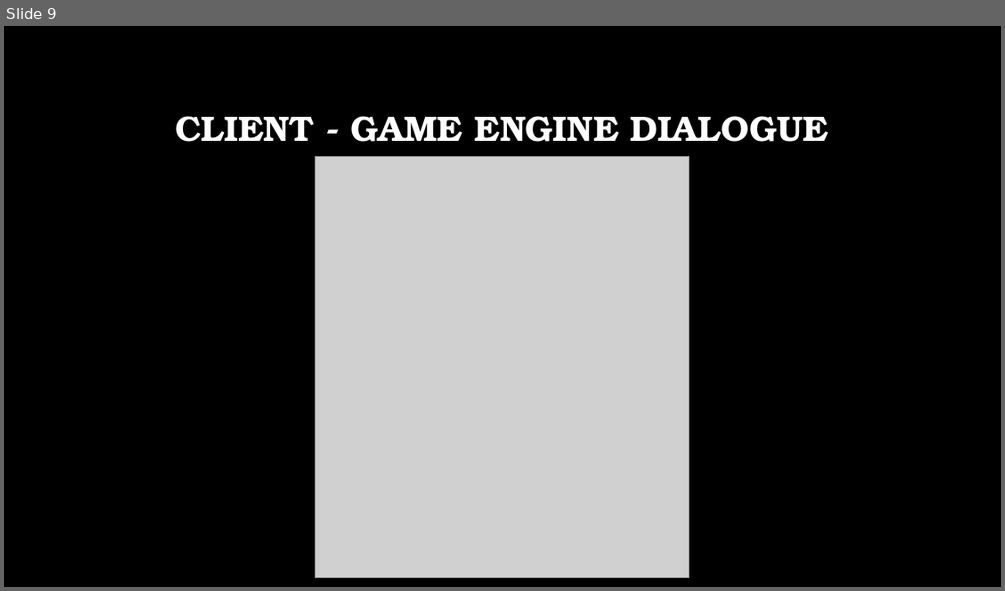
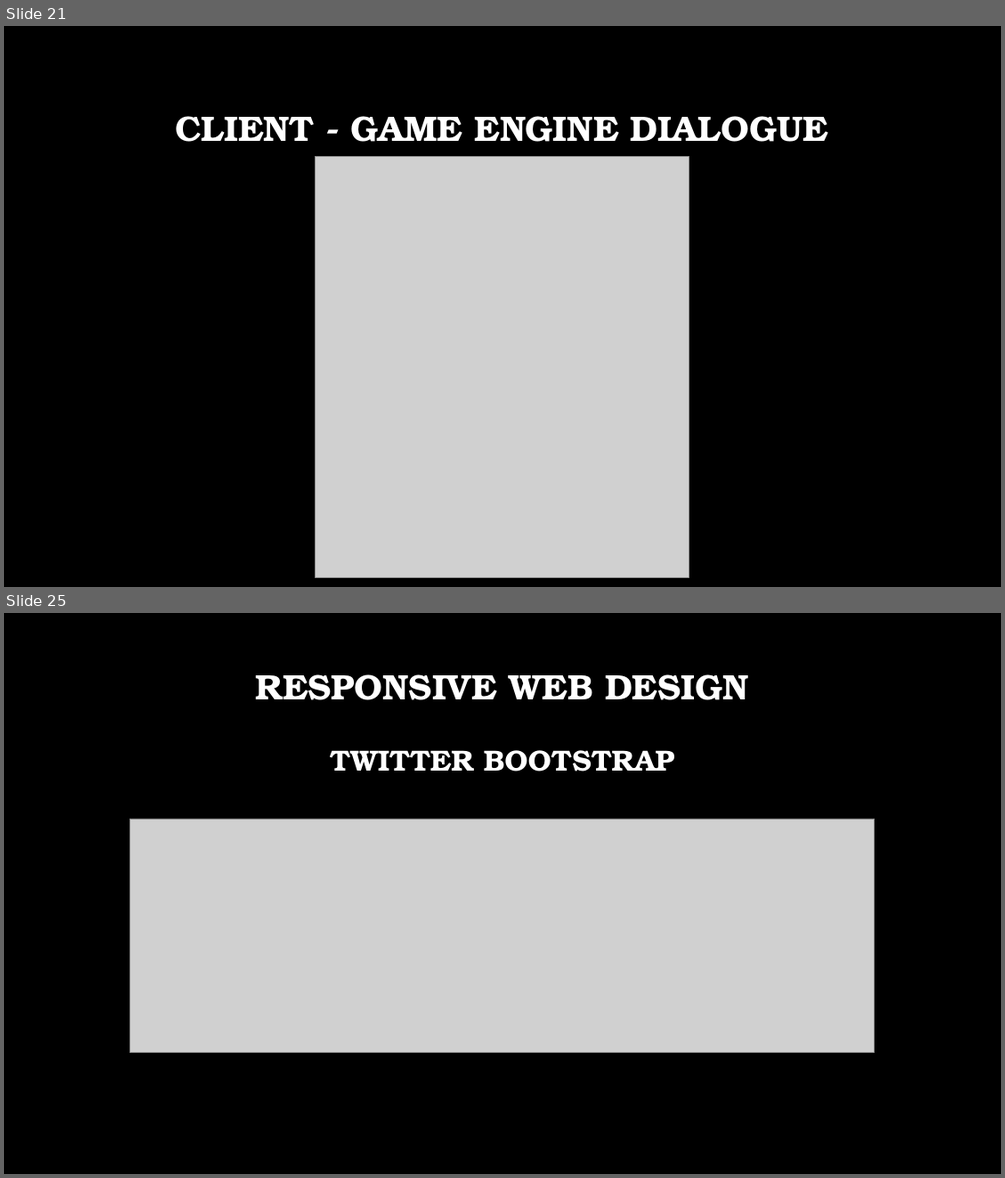
Before and after one commit to DragonRider0o0/CS-4670-Project, a slide deck: CS 4670 – Final Project.pptx. Shown one above the other, each under a label of ours: slide 9 before the commit, slides 21 and 25 after it; the slides between them are not shown. The pictures are 1005x591 and 1005x1178 pixels, drawn with LibreOffice and Linux fonts; fonts in the diff are those of the drawing; grey boxes stand for pictures; background and template pictures are left out. Boxes give left, top, right and bottom in pixels: in the first picture for what was removed or moved away, otherwise in the second. Text is boxed around its words. In the diff, an @@ line names an element or a change of style, - is before the commit and + after.

```diff
--- a/CS 4670 – Final Project.pptx
+++ b/CS 4670 – Final Project.pptx
@@ slide 25 added at [4,613,1001,1174], background picture (left out) @@
@@ title added at [255,674,749,771], 34 pt, text #FFFFFF, bold @@
+RESPONSIVE WEB DESIGN
+TWITTER BOOTSTRAP
@@ picture added at [129,819,874,1053] @@
@@ what was slide 9 is now slide 21 @@
```
Also in this commit, not shown: 4 slides changed, 14 other slides added, 6 other files.
